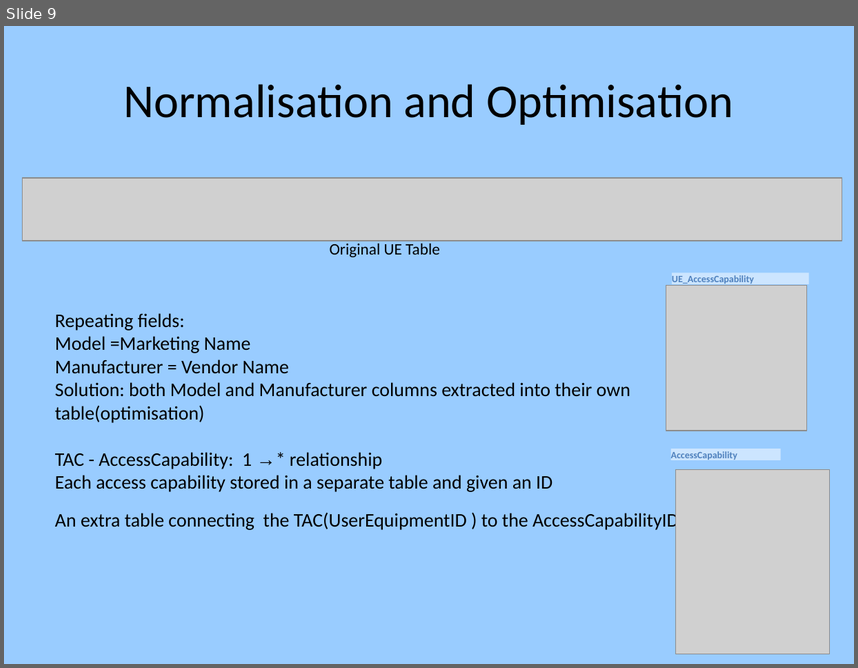
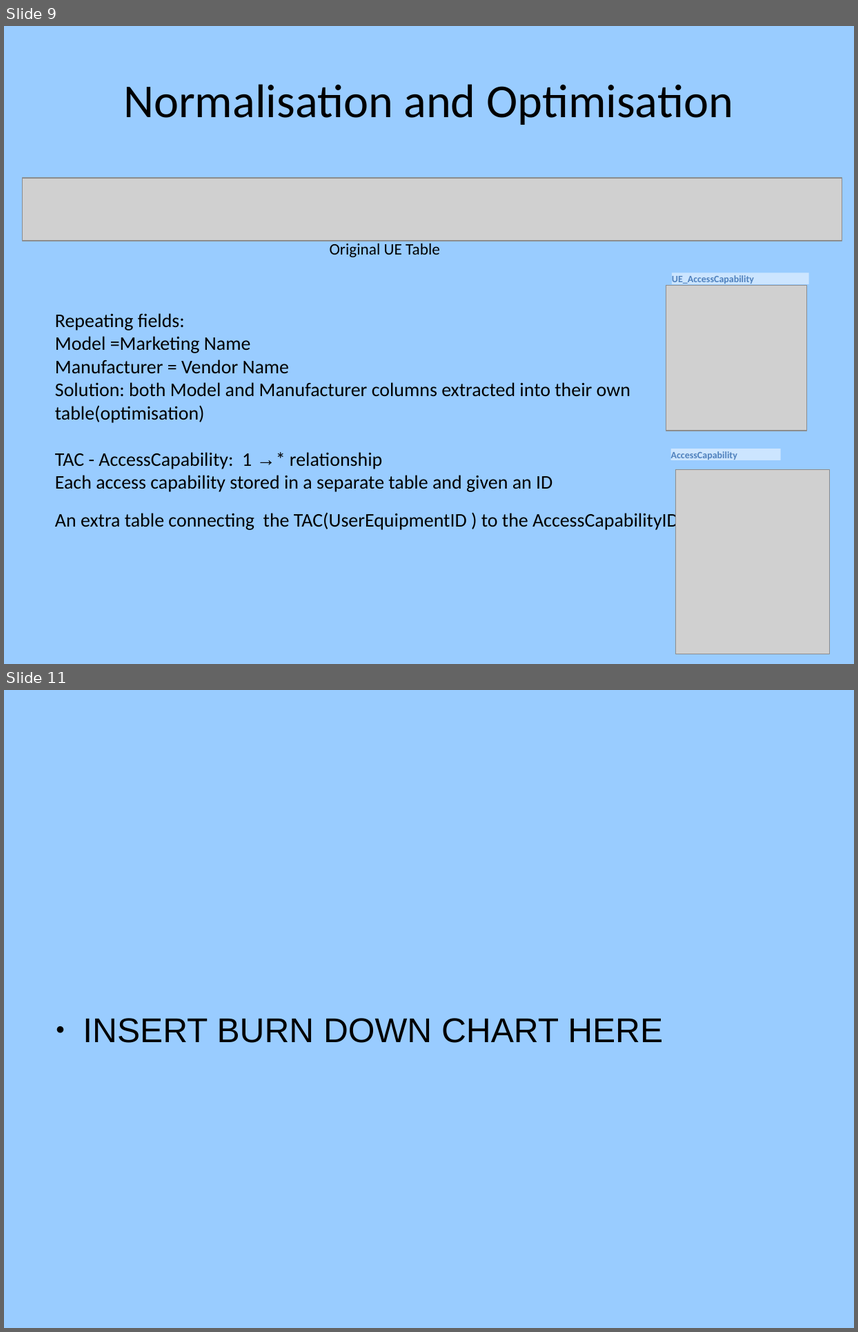
Before and after one commit to rednanor/GroupProject, a slide deck: Group5presentation.odp. Shown one above the other, each under a label of ours: slide 9 before the commit, slides 9 and 11 after it; the slides between them are not shown. The pictures are 858x668 and 858x1332 pixels, drawn with LibreOffice and Linux fonts; fonts in the diff are those of the drawing; grey boxes stand for pictures; background and template pictures are left out. Boxes give left, top, right and bottom in pixels: in the first picture for what was removed or moved away, otherwise in the second. Text is boxed around its words. In the diff, an @@ line names an element or a change of style, - is before the commit and + after.

Commit message:
added slide for burn down chart TODO: Add burndown chart

```diff
--- a/Group5presentation.odp
+++ b/Group5presentation.odp
@@ slide 11 added at (4,690,854,1328), background #99CCFF @@
@@ text added at (83,1018,663,1043), 32 pt, text #000000 @@
+● INSERT BURN DOWN CHART HERE
```
Also in this commit, not shown: 2 slides changed.
